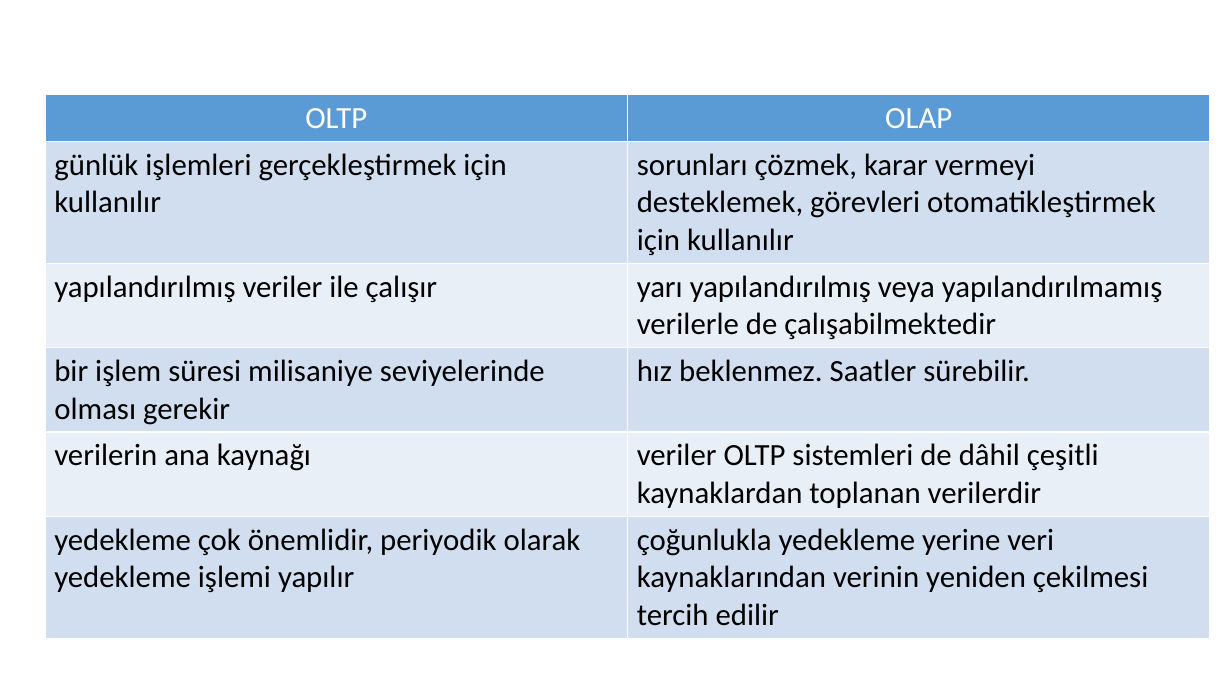
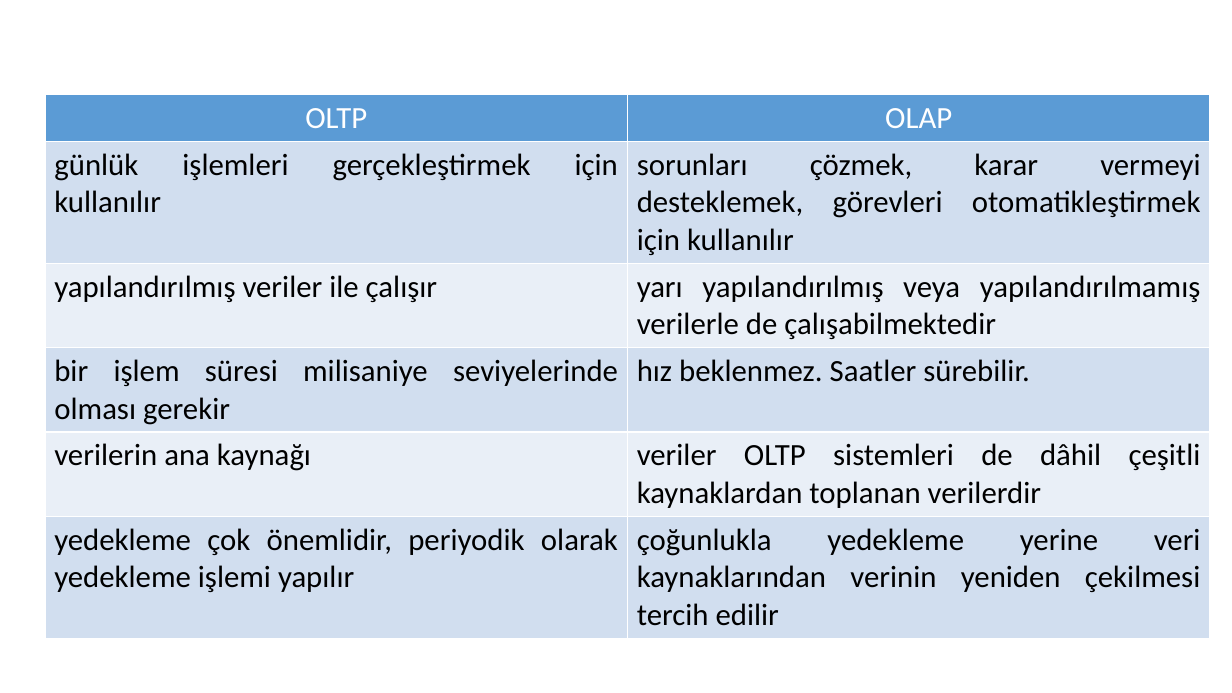
Before and after one commit to SevdanurGENC/Data-Modeling-Techniques-Lecture-Notes, a slide deck: slide 69 of Slides/VeriModellemeTeknikleri02Gun.pptx (slide 23 before the commit). Drawn at 1232x693 pixels with LibreOffice and Linux fonts; fonts in the diff are those of the drawing. Boxes give left, top, right and bottom in pixels: in the first picture for what was removed or moved away, otherwise in the second. Text is boxed around its words. In the diff, an @@ line names an element or a change of style, - is before the commit and + after.

```diff
--- a/Slides/VeriModellemeTeknikleri02Gun.pptx
+++ b/Slides/VeriModellemeTeknikleri02Gun.pptx
@@ table at bbox=[45, 94, 1210, 630] @@
@@ alignment left to justified @@
```
Also in this commit, not shown: 14 other slides changed, 85 slides added, 14 slides removed.
